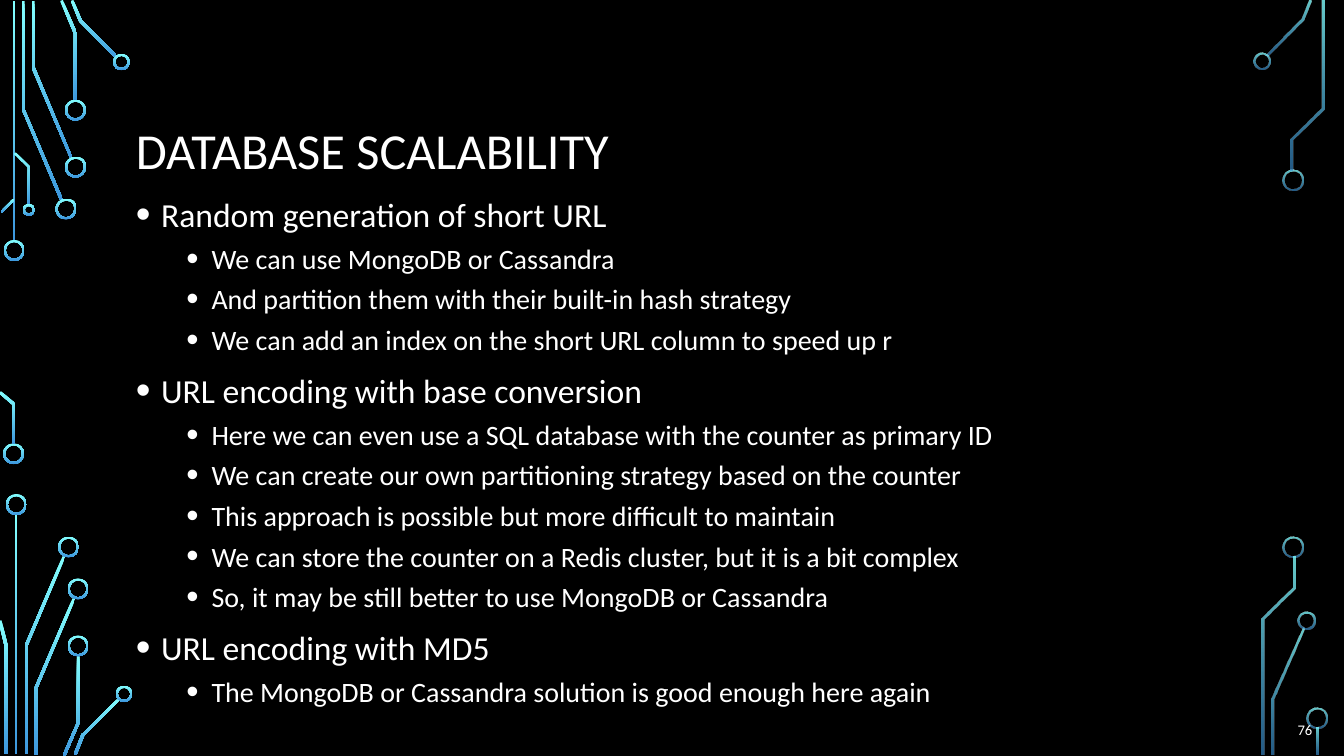
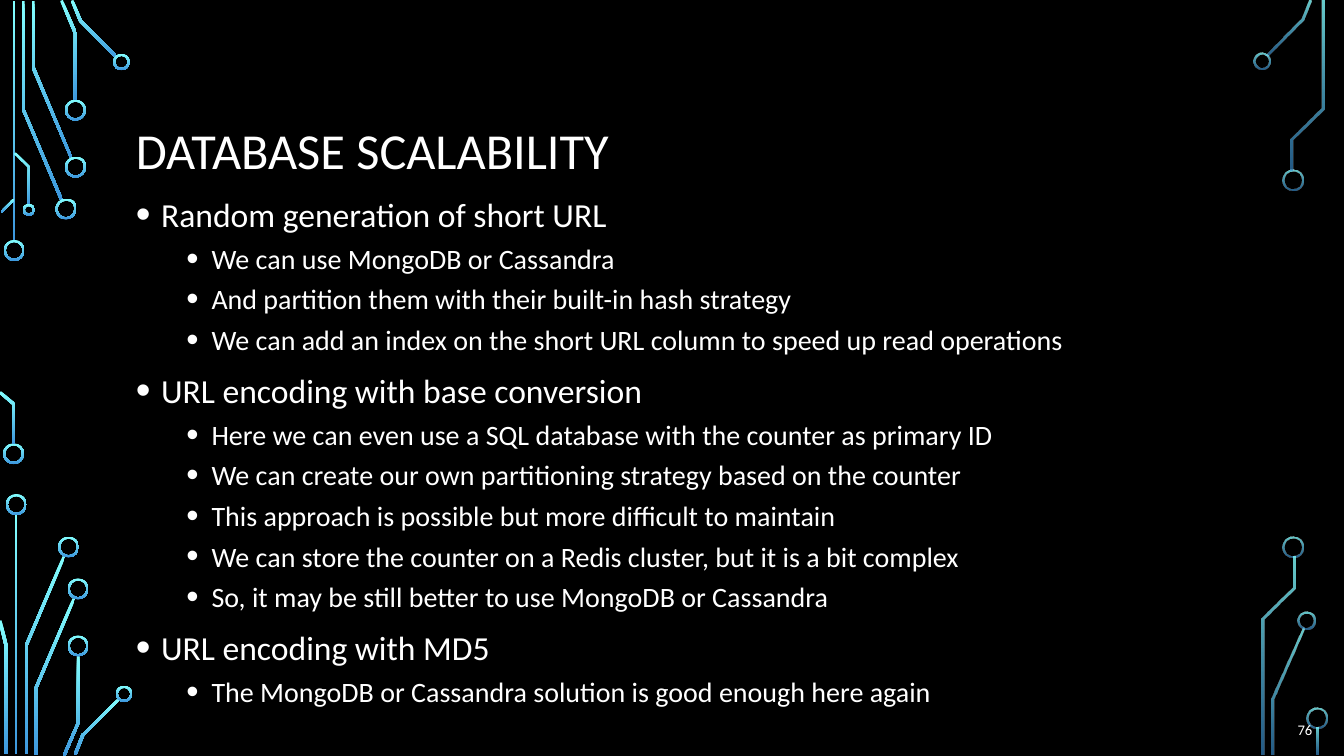
Before and after one commit to ivaylokenov/Software-Architecture-Series, a slide deck: slide 76 of Presentation-Part3-Common-Design-Choices.pptx. Drawn at 1344x756 pixels with LibreOffice and Linux fonts; fonts in the diff are those of the drawing; background and template pictures are left out. Boxes give left, top, right and bottom in pixels: in the first picture for what was removed or moved away, otherwise in the second. Text is boxed around its words. In the diff, an @@ line names an element or a change of style, - is before the commit and + after.

Commit message:
Fixed Part 3 typos

```diff
--- a/Presentation-Part3-Common-Design-Choices.pptx
+++ b/Presentation-Part3-Common-Design-Choices.pptx
@@ text at bbox=[212, 330, 1062, 355]: text changed @@
-  • We can add an index on the short URL column to speed up r
+  • We can add an index on the short URL column to speed up read operations
```
